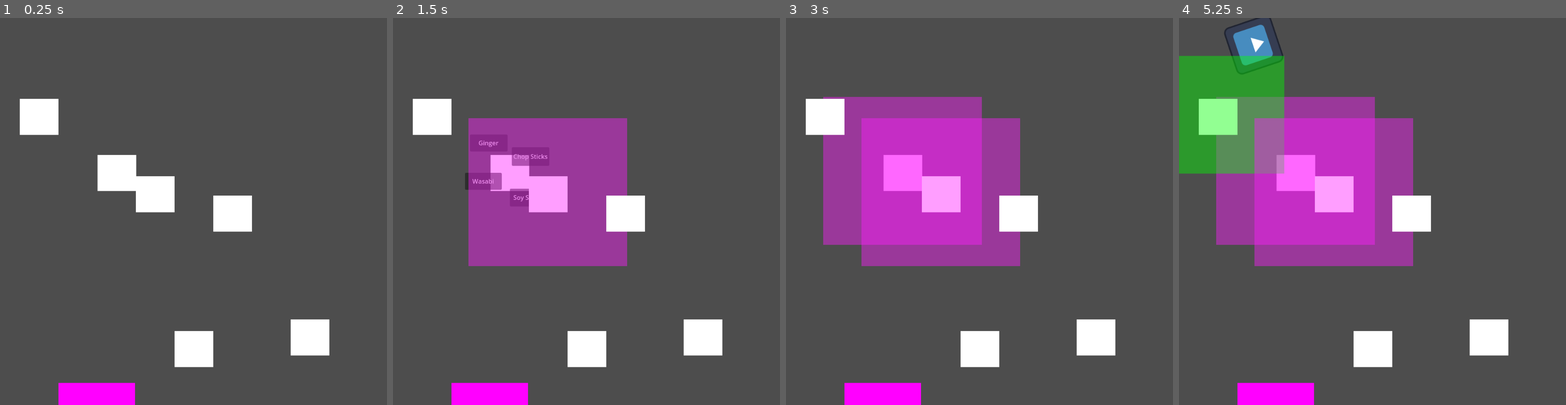
Above: before the commit, frames 1-4 (left to right).
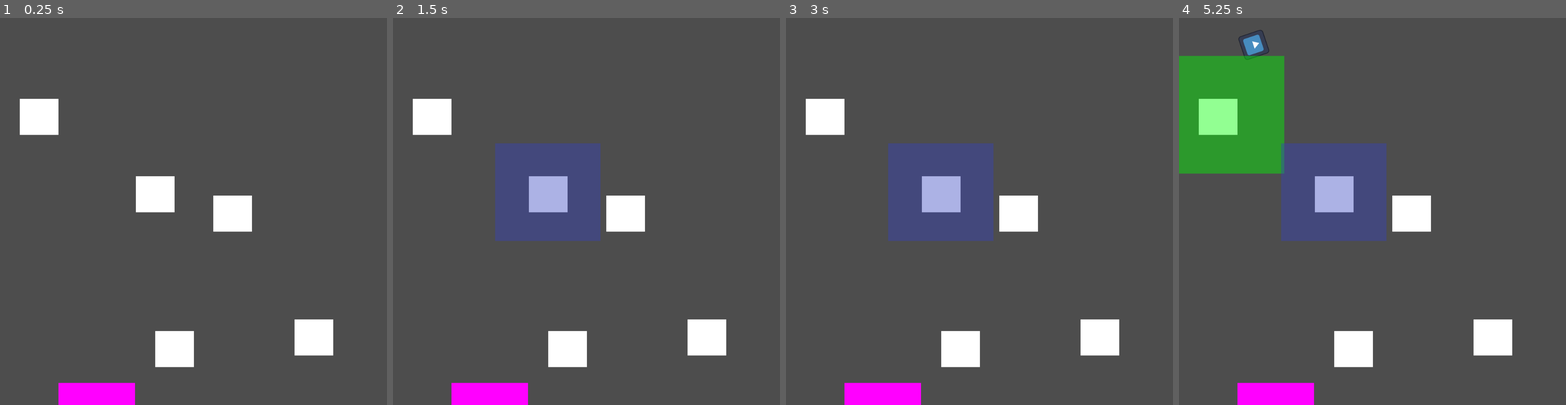
Above: after the commit, the same moments.

Repository: john9francis/sushi-attack
Game: Godot game, scene res://scripts/main.tscn
The game is run twice, just before and just after one commit, with the same random seed, the same clock (stepped at 60 frames per second) and the same inputs. The engine's default icon, where the game draws it, is replaced by a stand-in: a white triangle on a blue panel in a dark square.
Inputs (mouse positions are in pixels of both pictures, inside the frame that each line leads up to):
- Up to frame 1 (0.25 s): no input
- Up to frame 2 (1.5 s): tap Enter at 0.5 s; move the mouse to (512, 172) at 0.52 s; press the mouse at (512, 172) at 0.53 s; release the mouse at (512, 172) at 1.25 s; click "Chop Sticks" at 1.25 s
- Up to frame 3 (3 s): click (921, 196) at 2 s, where only the run before the commit has a clickable "Soy Sauce"; click (882, 141) at 2.75 s, where only the run before the commit has a clickable "Ginger"
- Up to frame 4 (5.25 s): tap Space at 3.5 s; move the mouse to (1217, 114) at 3.52 s; click (1217, 114) at 3.6 s; click "Wasabi" at 4.25 s; tap Enter at 5 s; move the mouse to (1333, 192) at 5.02 s; press the mouse at (1333, 192) at 5.03 s

The runs differ from the first frame. In frame 1, 2.1% of the frame differs, in the area x 25-87%, y 35-91%; in frame 2, 16%; in frame 3, 21%; in frame 4, 22%, in the area x 9-87%, y 0-91%.

Commit message:
reduced the size of the enemy and fixed bug with the enemyDestination, now it only dequees enemies

Diff:
--- a/scripts/enemy.tscn
+++ b/scripts/enemy.tscn
@@ -5,7 +5,7 @@
 [ext_resource type="Texture2D" uid="uid://cnrutnsh2ewnh" path="res://icon.svg" id="2_wy6gg"]
 
 [sub_resource type="CircleShape2D" id="CircleShape2D_tg4ib"]
-radius = 60.0333
+radius = 32.0624
 
 [node name="Enemy" type="Area2D" groups=["Enemies"]]
 script = ExtResource("1_51noo")
@@ -15,4 +15,5 @@
 shape = SubResource("CircleShape2D_tg4ib")
 
 [node name="Sprite2D" type="Sprite2D" parent="."]
+scale = Vector2(0.5, 0.523438)
 texture = ExtResource("2_wy6gg")
--- a/scripts/g_tower.gd
+++ b/scripts/g_tower.gd
@@ -21,7 +21,7 @@
 
 func _on_shoot_timer_timeout():
 	# Get where the enemy currently is
-	var enemyPos = tracker.get_target_future_pos()
+	var enemyPos = tracker.get_target_future_pos(15)
 	var direction = (enemyPos - global_position).normalized()
 
 	# Create a bullet and shoot it
--- a/scripts/level.gd
+++ b/scripts/level.gd
@@ -37,8 +37,8 @@
 	p1.position = Vector2(100, 250)
 	p2.position = Vector2(400, 450)
 	p3.position = Vector2(600, 500)
-	p4.position = Vector2(500, 850)
-	p5.position = Vector2(800, 820)
+	p4.position = Vector2(450, 850)
+	p5.position = Vector2(810, 820)
 
 	add_child(p1)
 	add_child(p2)
@@ -60,7 +60,7 @@
 
 
 func _on_enemy_destination_area_entered(area):
-	# "area" refers to the enemies
-	points += 1
-	print(points)
-	area.queue_free()
+	if area.is_in_group("Enemies"):
+		points += 1
+		print(points)
+		area.queue_free()
--- a/scripts/level.tscn
+++ b/scripts/level.tscn
@@ -48,8 +48,5 @@
 scale = Vector2(198.5, 113.5)
 texture = SubResource("CanvasTexture_o4s4o")
 
-[node name="towerPlatform" parent="." instance=ExtResource("4_5h04q")]
-position = Vector2(301, 395)
-
 [connection signal="timeout" from="EnemySpawnTimer" to="." method="_on_enemy_spawn_timer_timeout"]
 [connection signal="area_entered" from="EnemyDestination" to="." method="_on_enemy_destination_area_entered"]
